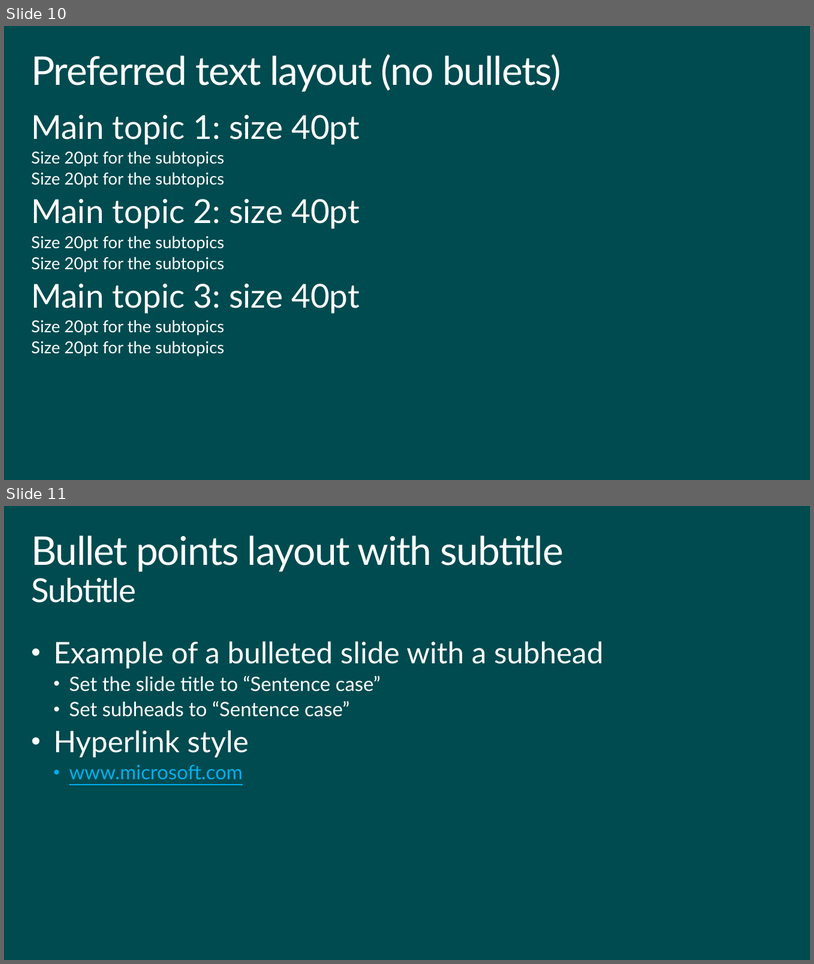
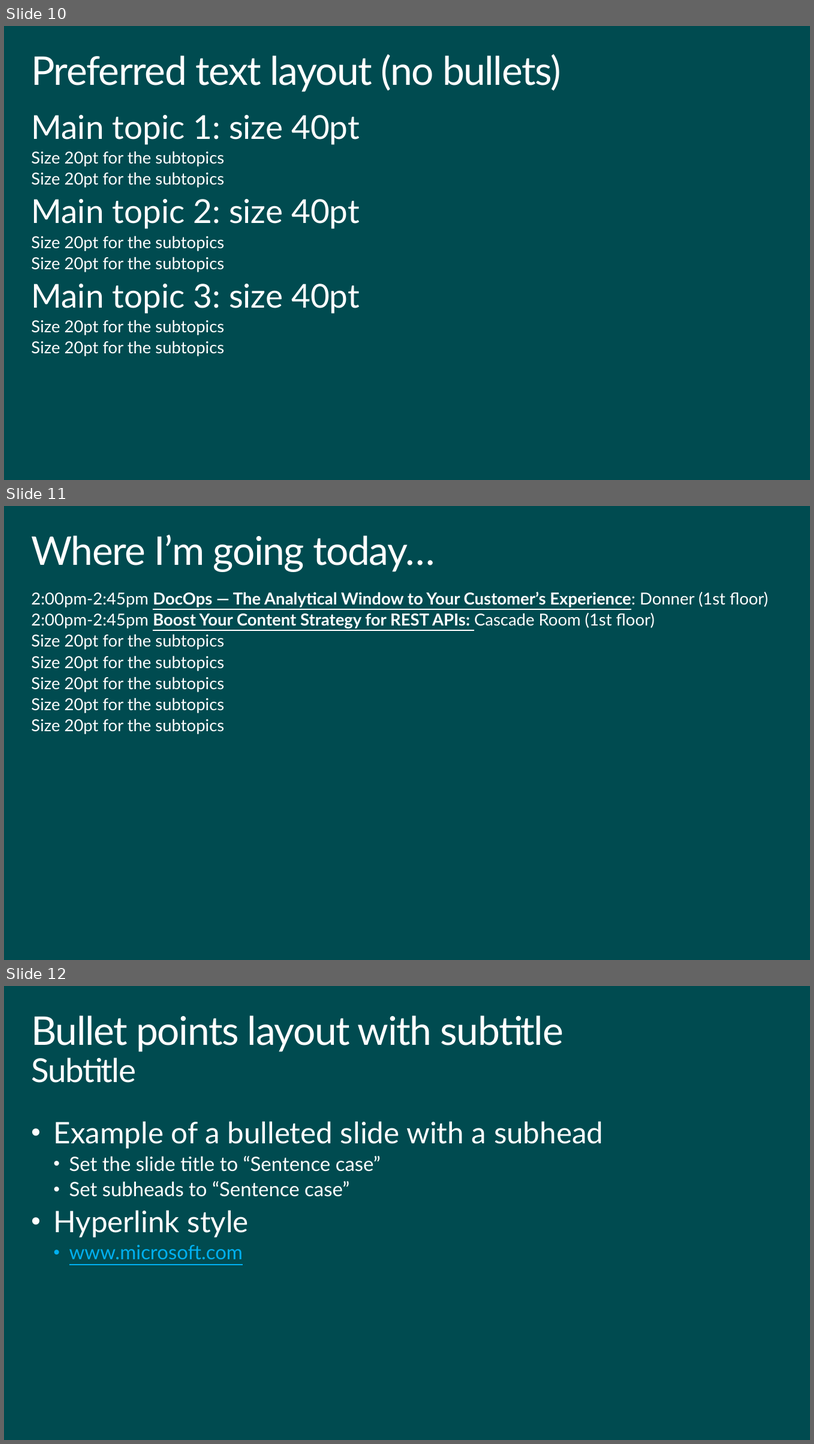
Before and after one commit to squillace/presentations, a slide deck: idw-2015/Content Matters-Open Authoring and Collaboration Across Disciplines.pptx. Shown one above the other, each under a label of ours: slides 10 and 11 before the commit, slides 10, 11 and 12 after it. The pictures are 814x964 and 814x1444 pixels, drawn with LibreOffice and Linux fonts; fonts in the diff are those of the drawing; background and template pictures are left out. Boxes give left, top, right and bottom in pixels: in the first picture for what was removed or moved away, otherwise in the second. Text is boxed around its words. In the diff, an @@ line names an element or a change of style, - is before the commit and + after.

```diff
--- a/idw-2015/Content Matters-Open Authoring and Collaboration Across Disciplines.pptx
+++ b/idw-2015/Content Matters-Open Authoring and Collaboration Across Disciplines.pptx
@@ slide 11 added at (x1=4, y1=506, x2=810, y2=960), background #004B50 @@
@@ title added at (x1=31, y1=534, x2=435, y2=572), 48 pt, text #FFFFFF @@
+Where I’m going today…
@@ text added at (x1=31, y1=592, x2=768, y2=734), 20 pt, text #FFFFFF @@
+  2:00pm-2:45pm DocOps — The Analytical Window to Your Customer’s Experience: Donner (1st floor)
+  2:00pm-2:45pm Boost Your Content Strategy for REST APIs: Cascade Room (1st floor)
+  Size 20pt for the subtopics
+  Size 20pt for the subtopics
+  Size 20pt for the subtopics
+  Size 20pt for the subtopics
+  Size 20pt for the subtopics
@@ what was slide 11 is now slide 12 @@
```
Also in this commit, not shown: 2 slides changed, 9 other slides added, 1 slide removed.
